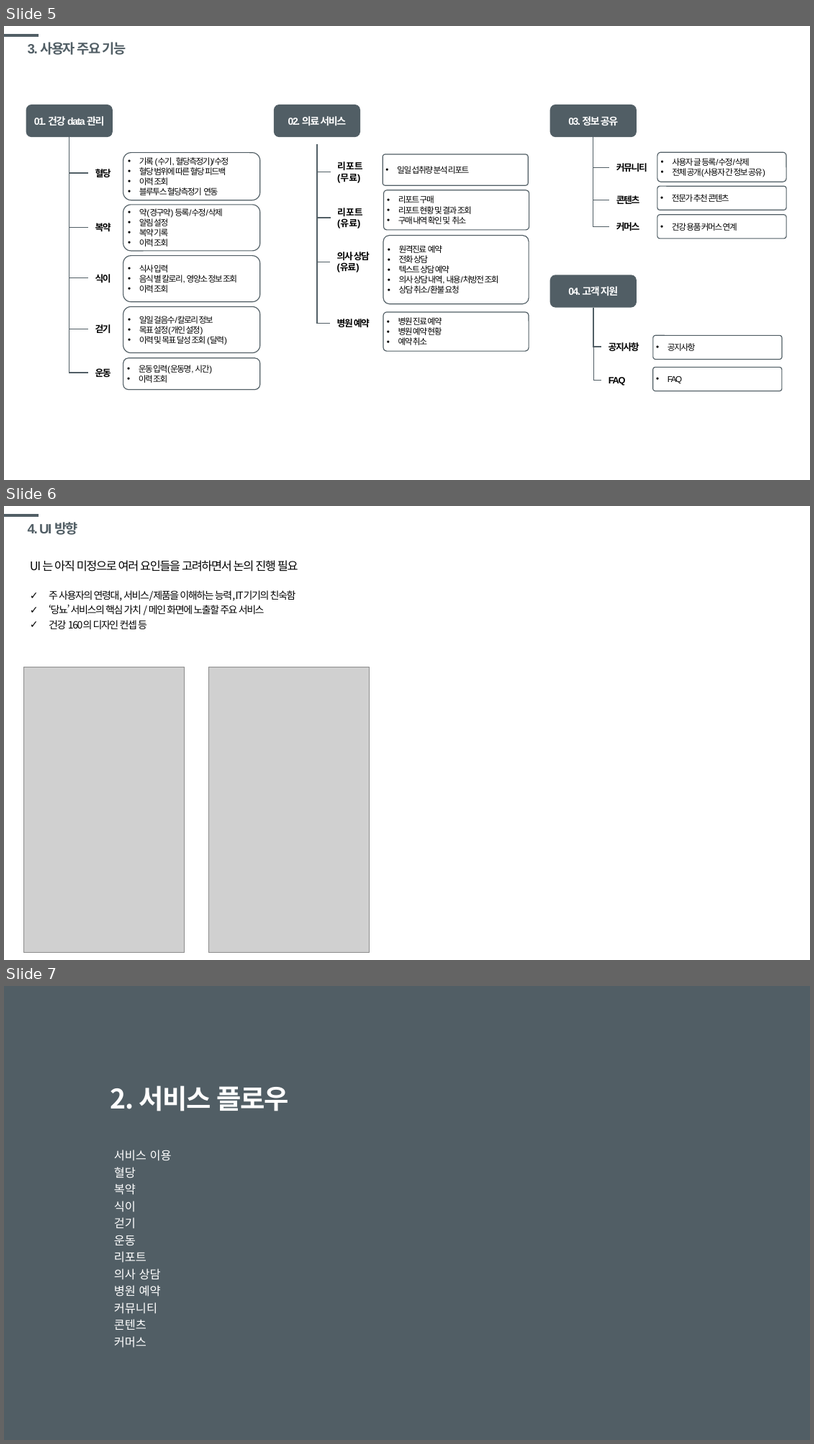
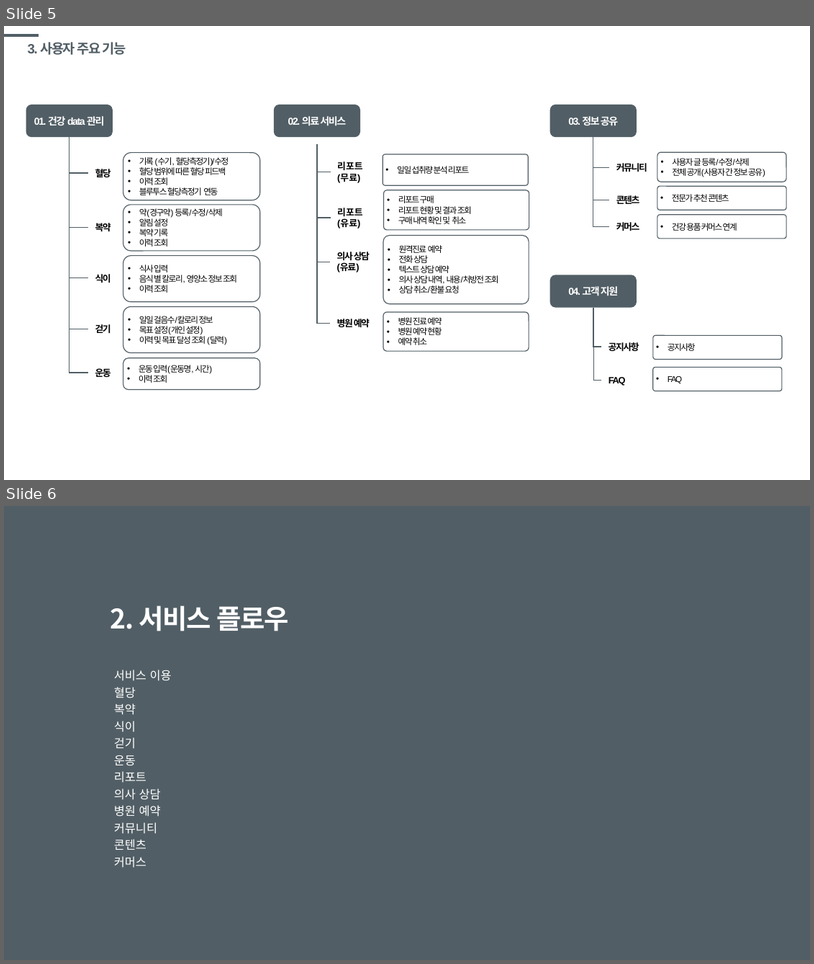
Before and after one commit to windsoccer/H160, a slide deck: 01 기획/SF_[건강160]당뇨_20191002.pptx. Shown one above the other, each under a label of ours: slides 5, 6 and 7 before the commit, slides 5 and 6 after it. The pictures are 814x1444 and 814x964 pixels, drawn with LibreOffice and Linux fonts; fonts in the diff are those of the drawing; grey boxes stand for pictures. Boxes give left, top, right and bottom in pixels: in the first picture for what was removed or moved away, otherwise in the second. Text is boxed around its words. In the diff, an @@ line names an element or a change of style, - is before the commit and + after.

```diff
--- a/01 기획/SF_[건강160]당뇨_20191002.pptx
+++ b/01 기획/SF_[건강160]당뇨_20191002.pptx
@@ slide 6 removed at [4,506,810,960], background #FFFFFF; not listed: 1 template element that a slide beside it also shows @@
@@ title removed at [28,522,78,535] @@
-4. UI 방향
@@ text removed at [30,560,298,629] @@
-UI 는 아직 미정으로 여러 요인들을 고려하면서 논의 진행 필요
-✓ 주 사용자의 연령대, 서비스/제품을 이해하는 능력, IT기기의 친숙함
-✓ ‘당뇨’ 서비스의 핵심 가치 / 메인 화면에 노출할 주요 서비스
-✓ 건강 160의 디자인 컨셉 등
@@ picture removed at [24,667,185,952] @@
@@ picture removed at [208,667,369,952] @@
@@ what was slide 7 is now slide 6 @@
```
Also in this commit, not shown: 11 slides changed, 1 other slide removed.
